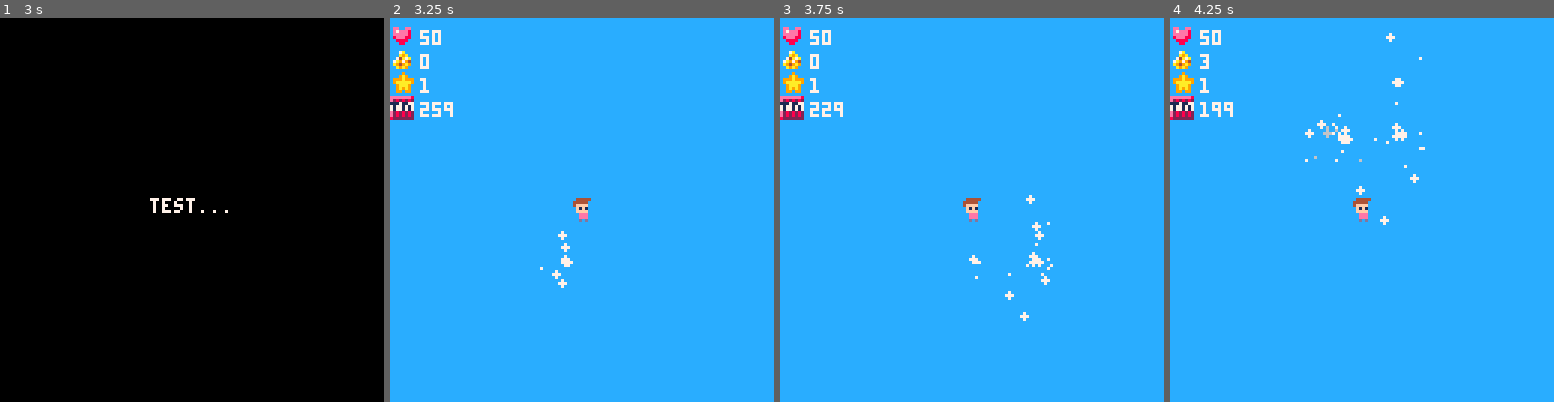
Above: before the commit, frames 1-4 (left to right).
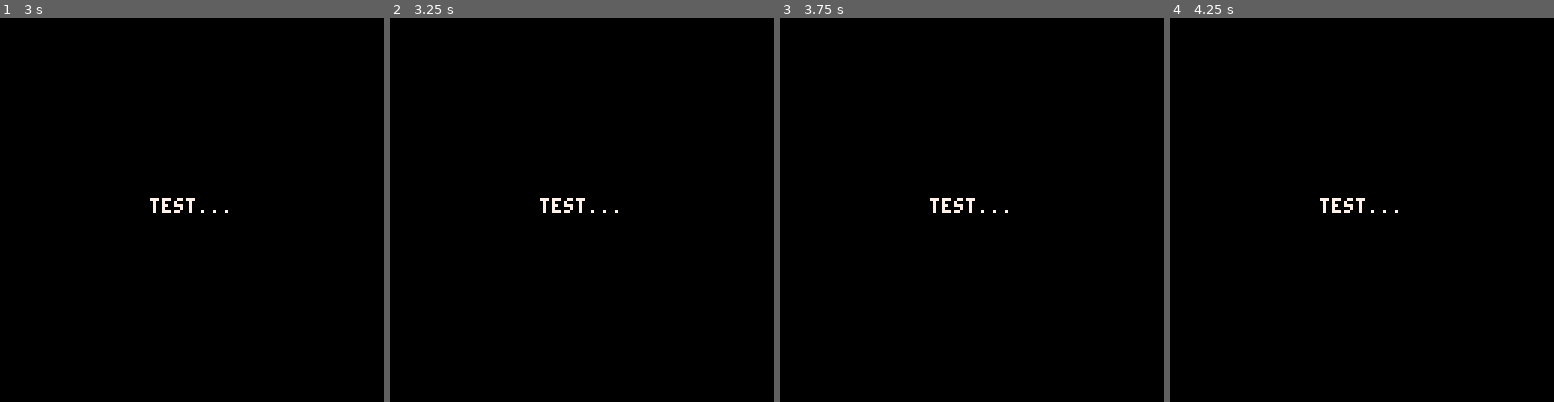
Above: after the commit, the same moments.

Repository: Kataman7/SilentOrBoom
Game: PICO-8 cartridge game.p8
The game is run twice, just before and just after one commit, with the same random seed, the same clock (stepped at 60 frames per second) and the same inputs.
Inputs:
- Up to frame 1 (3 s): tap X (X key) at 0.33, 1.07, 1.85, 2.97 s; tap O (Z key) at 0.7, 1.7, 2.1, 2.5, 2.9 s; hold Right 1.6-2.1 s; hold Up 2.15-2.42 s; hold Right from 2.47 s (still down)
- Up to frame 2 (3.25 s): release Right at 3.03 s; hold Left from 3.08 s (still down)
- Up to frame 3 (3.75 s): tap O (Z key) at 3.3, 3.7 s; release Left at 3.58 s
- Up to frame 4 (4.25 s): hold Right from 4.02 s (still down); tap X (X key) at 4.08 s; tap O (Z key) at 4.1 s

Frame 1 is identical in both runs. In frame 2, 100% of the frame differs, in the area x 0-100%, y 0-100%; in frame 3, 100%; in frame 4, 100%.

Commit message:
Add orientation handling for entities and refine upgrade mechanics; enhance world generation functions

Diff:
--- a/entity/entity.lua
+++ b/entity/entity.lua
@@ -12,7 +12,8 @@
         gravity = gravity or 0.2,
         frict = frict or 0.9,
         sprite = sprite,
-        explosion_resistance=false
+        explosion_resistance=false,
+        orientation = true
     }
     setmetatable(obj, self)
     self.__index = self
@@ -70,6 +71,13 @@
 
 function Entity:draw()
     if self.sprite ~= 0 then
-        spr(self.sprite, self.x, self.y)
+
+        if self.velx > 0 then
+            self.orientation = false
+        elseif self.velx < 0 then
+            self.orientation = true
+        end
+
+        spr(self.sprite, self.x, self.y, 1, 1, self.orientation)
     end
 end
--- a/game.p8
+++ b/game.p8
@@ -26,14 +26,14 @@
 00700700000eee00000eee00000eee00e2828282008888000a949a900e828e8006d5d6d0000000000003330000ede20000ede200000000000115000001150000
 00000000000eee00000eee00000eee00e28282820008800000a9a90000e8e800006d6d0000000000000ee00000eee00000eee000000000000000000000000000
 00000000000d0d00000d000000000d00822222220000000000000000000000000000000000000000000ded0000d000000000d000000000000000000000000000
-0000000000000000fffffffefffefffefffffffe6666666500000000000090000000000000000000001010000000000000000000007777000077770000000000
-0000000000000000feeeeee2fee2fee2feeeeee2655555510007b0000009a9000000000000000000001110000010100000777700007878000078780000000000
-0000000000000000fe222ee2fee2fee2feeeeee265111551000b3b000999a9990000000000000000017171100011100000787800007777000077770000000000
-0000000000000000fe2eefe2e222e222feeeeee2651556510072b7b009aaaaa90000000000000000111111d10171710000777700000071100000711000067000
-0000000000000000fe2eefe2fffefffefeeeeee26515565107b37320009aaa9000000000000000001d1001d11d11111100007110000707100007071000075000
-00000000000b3000feefffe2fee2fee2feeeeee2655666510b323b30009a9a9000000000000000001d1000101d1001d100070710000070100000701000000000
-00000000b30b20b3feeeeee2fee2fee2feeeeee26555555100b3b30000990990000000000000000001000000010001d100007010000711000007110000000000
-0000000032032032e2222222e222e222e22222225111111100000000000000000000000000000000000000000000001000071100000700000000070000000000
+0000000000000000fffffffefffefffefffffffe666666650000000000009000eee80000eee88882001010000000000000000000007777000077770000000000
+0000000000000000feeeeee2fee2fee2feeeeee2655555510007b0000009a900e8820000e8828221001110000010100000777700007878000078780000000000
+0000000000000000fe222ee2fee2fee2feeeeee265111551000b3b000999a999e8820000e8828221017171100011100000787800007777000077770000000000
+0000000000000000fe2eefe2e222e222feeeeee2651556510072b7b009aaaaa98222000082222111111111d10171710000777700000071100000711000067000
+0000000000000000fe2eefe2fffefffefeeeeee26515565107b37320009aaa900000eee88882eee81d1001d11d11111100007110000707100007071000075000
+00000000000b3000feefffe2fee2fee2feeeeee2655666510b323b30009a9a900000e8828221e8821d1000101d1001d100070710000070100000701000000000
+00000000b30b20b3feeeeee2fee2fee2feeeeee26555555100b3b300009909900000e8828221e88201000000010001d100007010000711000007110000000000
+0000000032032032e2222222e222e222e22222225111111100000000000000000000822221118222000000000000001000071100000700000000070000000000
 00ddd200bbbbbbb36666666500000000aaaaaaa9666d666dfffffff400777f00eeeeeee8ddddddd2000000000000000000000000000011111111000000000000
 00d22100b33333326555555100000000a99999926dd16dd1f4444442007ffd00e8888882d2222221077700000000000000000000000155555555100000000000
 00d22100b32223326511155100000000a99999926dd16dd1f4222442007ffd00e8222882d2333221076600000000000000000000001ddd11dddd510000000000
--- a/upgrade.lua
+++ b/upgrade.lua
@@ -15,9 +15,7 @@
     local obj = {
         mineral = 4,
         upgradeA = nil,
-        quantityA = 0,
         upgradeB = nil,
-        quantityB = 0
     }
     setmetatable(obj, self)
     self.__index = Upgrade
@@ -30,10 +28,8 @@
 
 function Upgrade:generate()
     self.upgradeA = possibleUPgrade[flr(rnd(#possibleUPgrade)) + 1]
-    self.quantityA = flr(rnd(10)) + 1
 
     self.upgradeB = possibleUPgrade[flr(rnd(#possibleUPgrade)) + 1]
-    self.quantityB = flr(rnd(10)) + 1
 end
 
 function Upgrade:display()
@@ -51,9 +47,9 @@
     end
 end
 
-function Upgrade:upgradePlayer(upgrade, quantity)
+function Upgrade:upgradePlayer(upgrade)
     player.mineral = player.mineral - self.mineral
-    player[upgrade.value] = player[upgrade.value] + upgrade.baseValue * quantity
+    player[upgrade.value] = player[upgrade.value] + upgrade.baseValue
     self.mineral = flr(self.mineral * 1.5)
     self:generate()
 end
--- a/worldGenerator.lua
+++ b/worldGenerator.lua
@@ -105,15 +105,17 @@
     end
 end
 
-function generate_mineral(mineralTile, chance)
-    random_initialization(chance, mineralTile, 51)
+function generate_mineral(mineralTile, chance, stoneTile)
+    if (not stoneTile) then
+        stoneTile = 51
+    end
+    random_initialization(chance, mineralTile, stoneTile)
     for i = 1, 3 do
-       next_conway_generation(mineralTile, 51, 2, 3, 3)
-    end
-end
-
-function generate_dirt(dirtTile, chance, max, min, birth)
-    local stoneTile = 51
+       next_conway_generation(mineralTile, stoneTile, 2, 3, 3)
+    end
+end
+
+function generate_dirt(dirtTile, chance, stoneTile, max, min, birth)
     local maxVal = max or 10
     local minVal = min or 1
     local birthVal = birth or 2
@@ -124,7 +126,7 @@
     end
 end
 
-function vine_generation()
+function vine_generation(vineBlock)
     for i = 1, 128 do
         for j = 2, 32 do
             if (mget(i, j) == 0) then
@@ -132,7 +134,7 @@
                     if (rnd(1) < 0.2) then
                         local k = j
                         while (mget(i, k) == 0 and k < 32) do
-                            mset(i, k, 53)
+                            mset(i, k, vineBlock)
                             k+=1
                         end
                     end
@@ -194,7 +196,7 @@
     local width = 20  -- Largeur du bunker
     local height = 10  -- Hauteur du bunker
     local start_x = 50  -- Position X de départ
-    local start_y = 10  -- Position Y de départ
+    local start_y = 20  -- Position Y de départ
 
     -- Ajuste la position Y si nécessaire
     if start_y + height > 32 then
@@ -255,37 +257,57 @@
     clear_tilemap()
     generate_cave(51, 0)
     generate_land(56, 52, 51)
-    generate_dirt(52, 0.05)
-    generate_dirt(50, 0.05)
-    generate_dirt(49, 0.05, 2, 5)
+    generate_dirt(52, 0.05, 51)
+    generate_dirt(50, 0.05, 51)
+    generate_dirt(49, 0.05, 51, 2, 5)
     generate_mineral(54, 0.1)
     generate_mineral(55, 0.1)
     generate_mineral(34, 0.1)
-    vine_generation(52)
+    vine_generation(53)
 end
 
 function generate_biomeB()
     clear_tilemap()
     generate_cave(51, 0)
     generate_land(56, 52, 51)
-    generate_dirt(52, 0.01)
-    generate_dirt(50, 0.05)
-    generate_dirt(49, 0.01, 2, 5)
+    generate_dirt(52, 0.01, 51)
+    generate_dirt(50, 0.05, 51)
+    generate_dirt(49, 0.02, 51, 2, 5)
     generate_mineral(54, 0.1)
     generate_mineral(55, 0.1)
     generate_mineral(34, 0.1)
-    generate_mineral(57, 0.1)
-    vine_generation(52)
-end
-
-function generate_word()
-    generate_biomeB()
-
-
-    if player.stage>=15 then
+    generate_mineral(57, 0.2)
+    vine_generation(53)
+end
+
+function generate_biomeC()
+    clear_tilemap()
+    generate_cave(48, 0)
+    vine_generation(24)
+
+    if player.stage > 15 then
         create_bunker()
         generate_boss()
+    end
+
+    generate_dirt(50, 0.06, 48)
+    generate_dirt(20, 0.06, 48)
+    generate_dirt(25, 0.08, 2, 5)
+    generate_mineral(41, 0.2, 48)
+end
+
+function generate_word()
+    generate_biomeA()
+
+    if (player.stage < 10) then
+        if rnd(1) < 0.2 then
+            generate_biomeB()
+        else
+            generate_biomeA()
+        end
     else
-        generate_monstres()
-    end
-end
+        generate_biomeC()
+    end
+
+    generate_monstres()
+end
